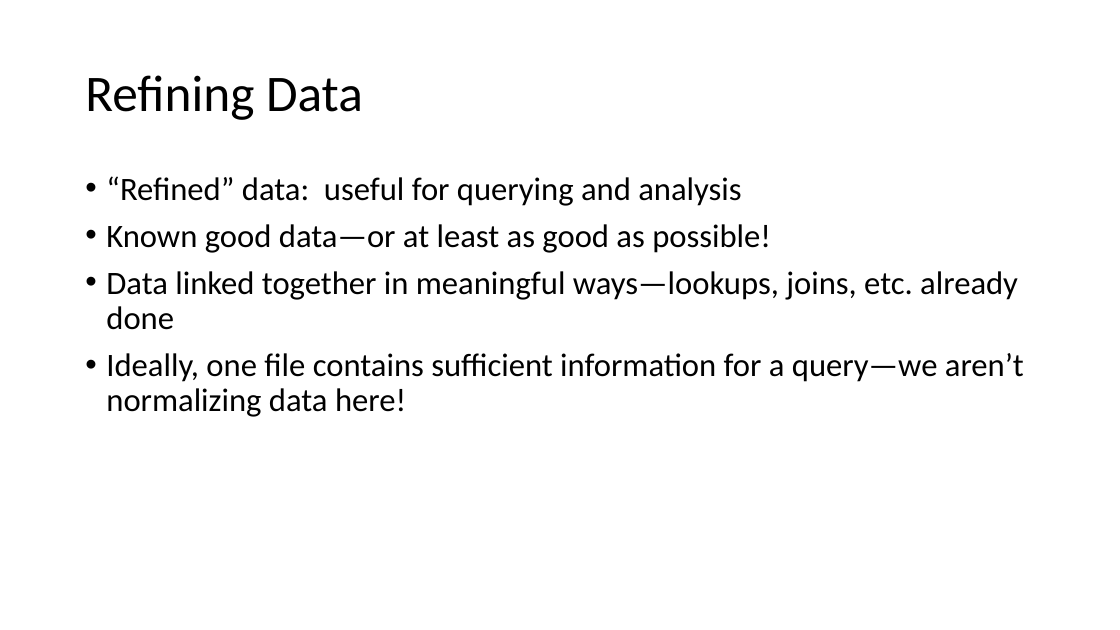
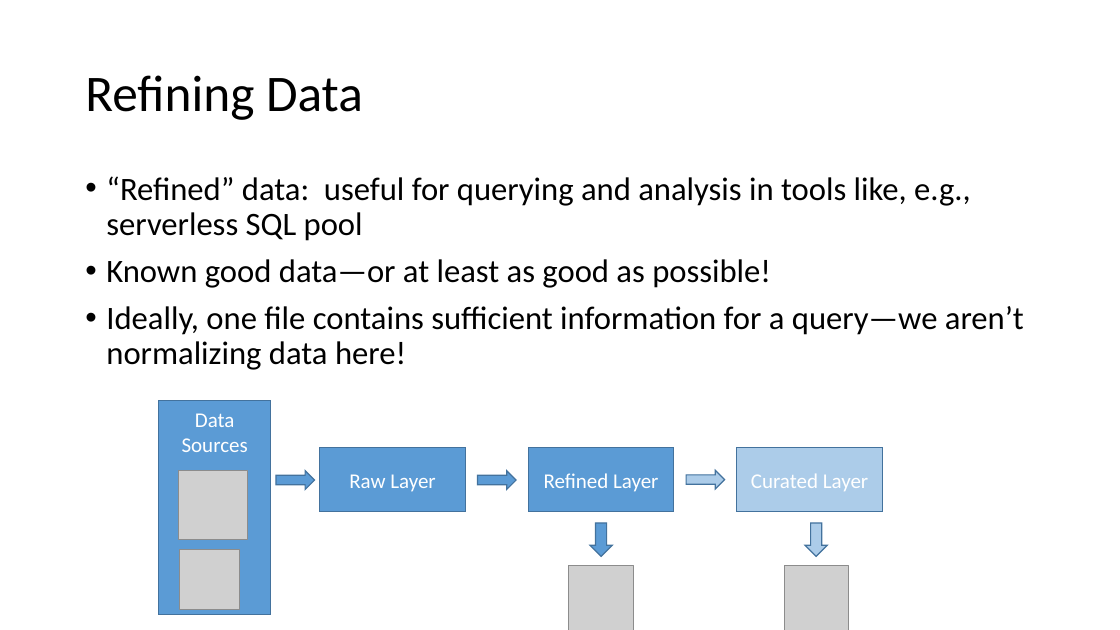
Before and after one commit to solliancenet/precon-synapse-power-bi, a slide deck: slide 55 of Slides/02 - Synapse Development.pptx. Drawn at 1120x630 pixels with LibreOffice and Linux fonts; fonts in the diff are those of the drawing; grey boxes stand for pictures. Boxes give left, top, right and bottom in pixels: in the first picture for what was removed or moved away, otherwise in the second. Text is boxed around its words. In the diff, an @@ line names an element or a change of style, - is before the commit and + after.

Commit message:
Updating slide decks

```diff
--- a/Slides/02 - Synapse Development.pptx
+++ b/Slides/02 - Synapse Development.pptx
@@ text at [106,176,970,241]: text changed @@
-• “Refined” data: useful for querying and analysis
+• “Refined” data: useful for querying and analysis in tools like, e.g., serverless SQL pool
@@ text at [106,271,1018,330]: paragraph removed @@
-• Data linked together in meaningful ways—lookups, joins, etc. already done
@@ rectangle added at [159,401,271,615], fill #5B9BD5, outline #43739E 1 pt, 18 pt, text #FFFFFF @@
+Data Sources
@@ rectangle added at [320,448,465,513], fill #5B9BD5, outline #43739E 1 pt, 18 pt, text #FFFFFF @@
+Raw Layer
@@ rectangle added at [528,448,674,513], fill #5B9BD5, outline #43739E 1 pt, 18 pt, text #FFFFFF @@
+Refined Layer
@@ rectangle added at [737,448,882,513], fill #5B9BD5 at 50% opacity, outline #43739E 1 pt, 18 pt, text #FFFFFF @@
+Curated Layer
@@ picture added at [178,471,248,540] @@
@@ right arrow added at [276,471,315,489], fill #5B9BD5, outline #43739E 1 pt @@
@@ right arrow added at [478,471,517,489], fill #5B9BD5, outline #43739E 1 pt @@
@@ right arrow added at [686,471,725,489], fill #5B9BD5 at 50% opacity, outline #43739E 1 pt @@
@@ down arrow added at [590,523,613,557], fill #5B9BD5, outline #43739E 1 pt @@
@@ down arrow added at [805,523,828,557], fill #5B9BD5 at 50% opacity, outline #43739E 1 pt @@
@@ picture added at [179,549,239,610] @@
@@ picture added at [569,565,634,630] @@
@@ picture added at [784,565,849,630] @@
```
Also in this commit, not shown: 8 other slides changed, 1 other file.
